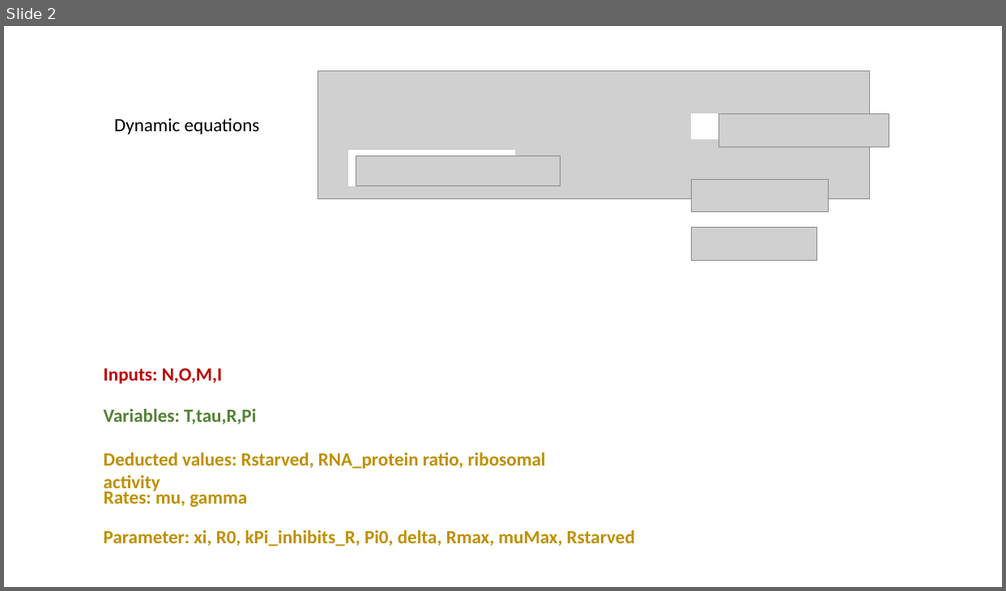
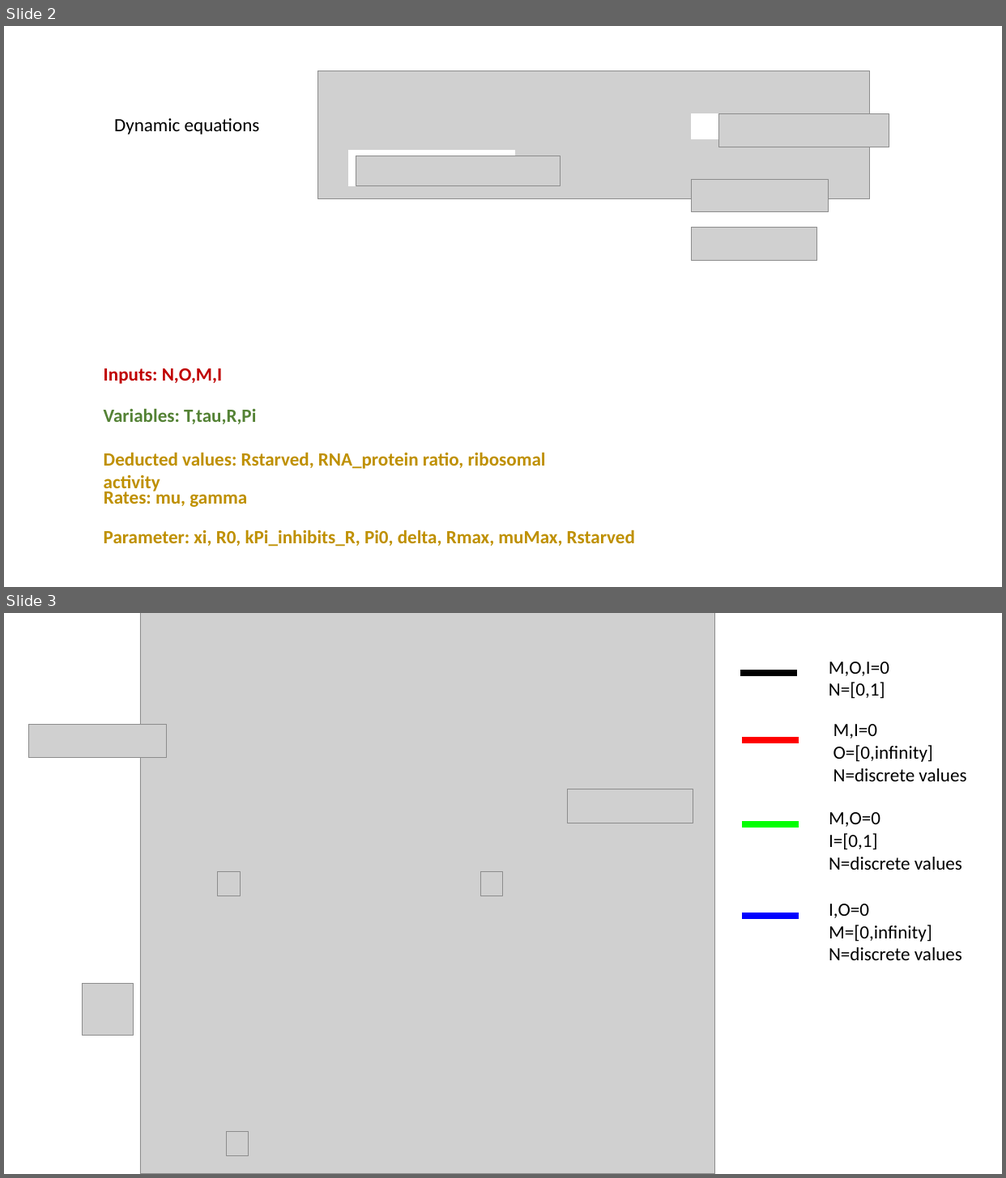
Before and after one commit to Samadarshi-Maity/Casimir-Final-Project, a slide deck: projectDescription.pptx. Shown one above the other, each under a label of ours: slide 2 before the commit, slides 2 and 3 after it. The pictures are 1006x591 and 1006x1178 pixels, drawn with LibreOffice and Linux fonts; fonts in the diff are those of the drawing; grey boxes stand for pictures. Boxes give left, top, right and bottom in pixels: in the first picture for what was removed or moved away, otherwise in the second. Text is boxed around its words. In the diff, an @@ line names an element or a change of style, - is before the commit and + after.

```diff
--- a/projectDescription.pptx
+++ b/projectDescription.pptx
@@ slide 3 added at <box>4,613,1002,1174</box>, background #FFFFFF @@
@@ picture added at <box>140,613,715,1174</box> @@
@@ line added from (740, 673) to (798, 673), #000000 6 pt @@
@@ text added at <box>829,662,889,698</box>, 18 pt, text #000000 @@
+M,O,I=0
+N=[0,1]
@@ picture added at <box>28,725,166,757</box> @@
@@ text added at <box>833,724,966,781</box>, 18 pt, text #000000 @@
+M,I=0
+O=[0,infinity]
+N=discrete values
@@ line added from (742, 740) to (799, 740), #FF0000 6 pt @@
@@ picture added at <box>567,790,692,824</box> @@
@@ line added from (742, 825) to (799, 825), #00FF00 6 pt @@
@@ text added at <box>829,812,962,870</box>, 18 pt, text #000000 @@
+M,O=0
+I=[0,1]
+N=discrete values
@@ picture added at <box>218,872,240,896</box> @@
@@ picture added at <box>481,872,503,896</box> @@
@@ text added at <box>829,904,962,960</box>, 18 pt, text #000000 @@
+I,O=0
+M=[0,infinity]
+N=discrete values
@@ line added from (742, 916) to (799, 916), #0000FF 6 pt @@
@@ picture added at <box>82,983,134,1035</box> @@
@@ picture added at <box>226,1132,248,1157</box> @@
```
Also in this commit, not shown: 1 slide changed, 1 slide removed.
